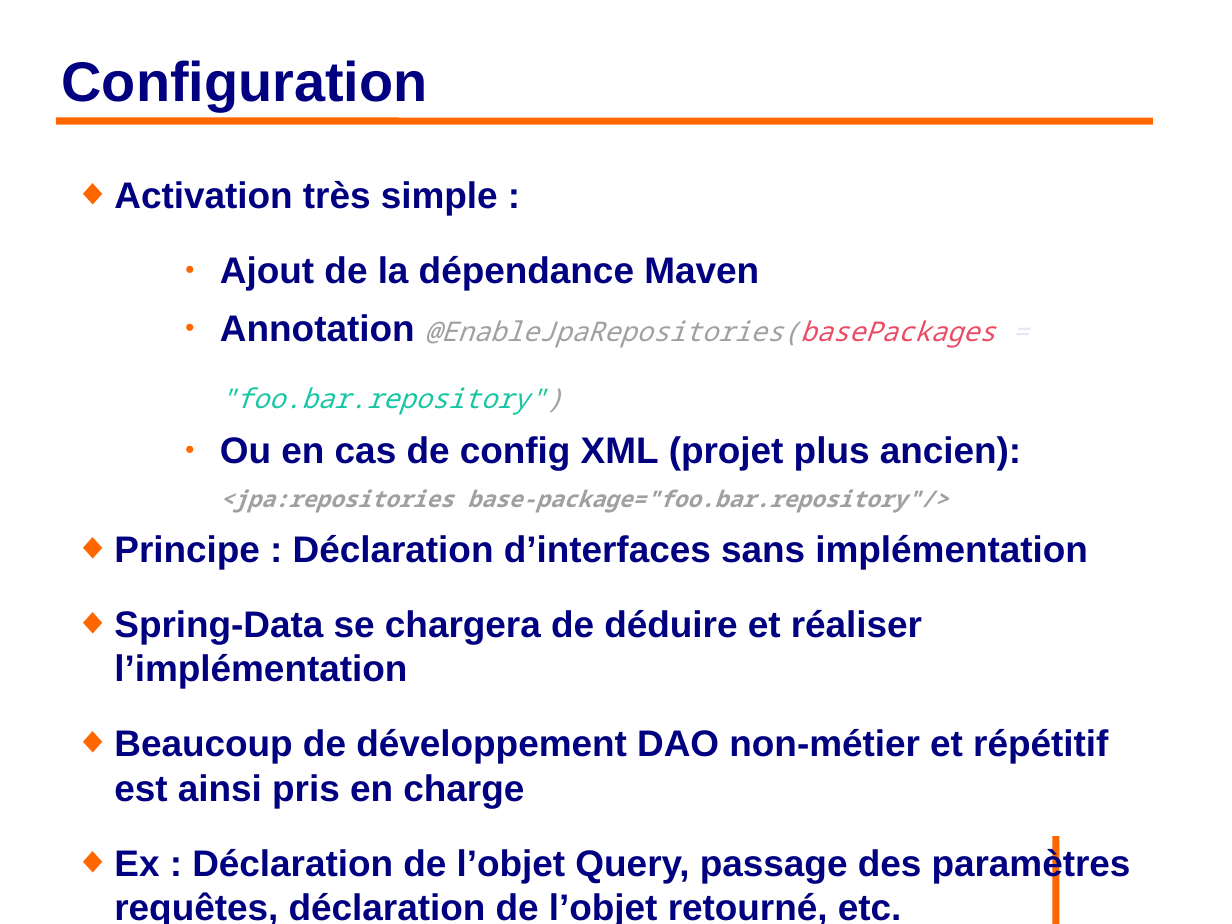
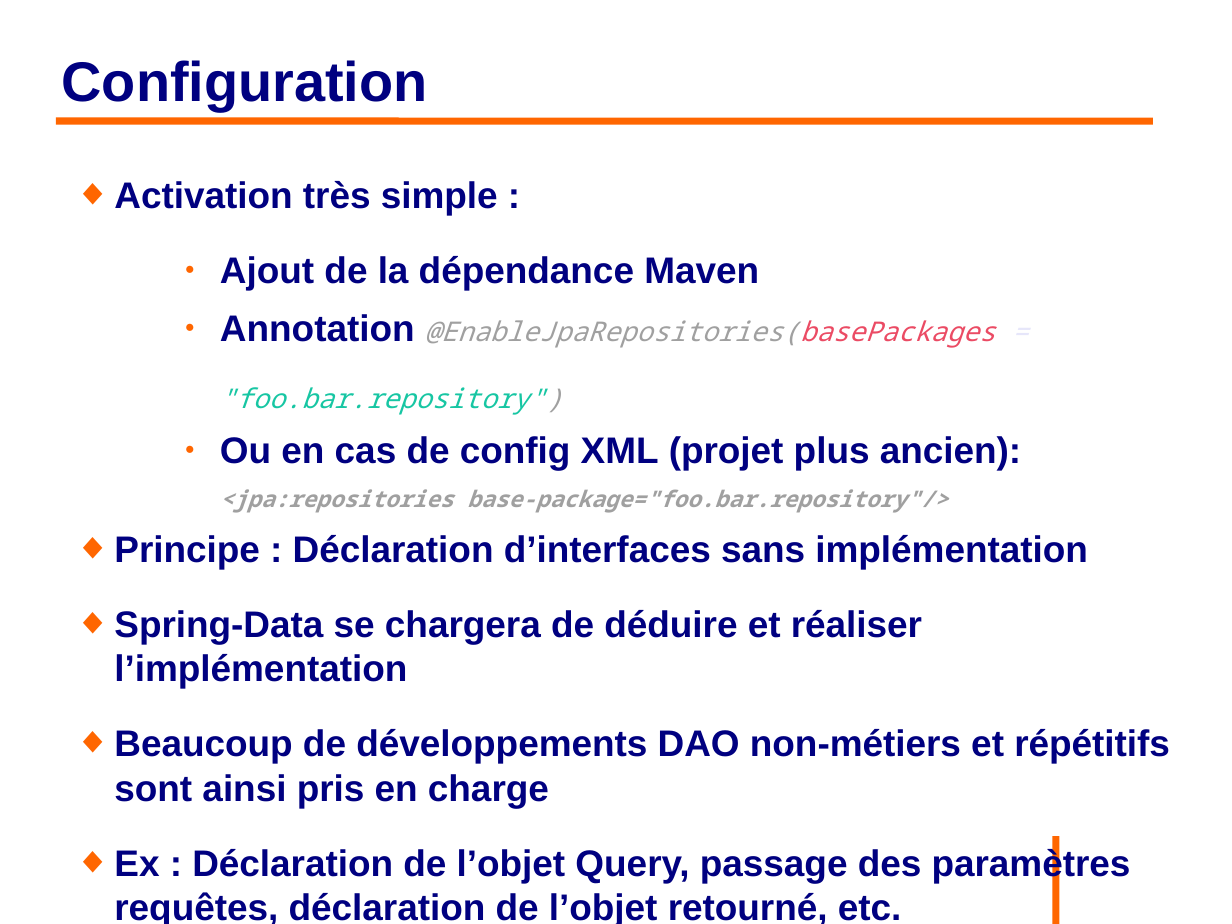
Before and after one commit to philphils/formation-hibernate-avancee, a slide deck: slide 27 of Documentation/diapo_formation_hibernate_avancee.odp. Drawn at 1232x924 pixels with LibreOffice and Linux fonts; fonts in the diff are those of the drawing; background and template pictures are left out. Boxes give left, top, right and bottom in pixels: in the first picture for what was removed or moved away, otherwise in the second. Text is boxed around its words. In the diff, an @@ line names an element or a change of style, - is before the commit and + after.

```diff
--- a/Documentation/diapo_formation_hibernate_avancee.odp
+++ b/Documentation/diapo_formation_hibernate_avancee.odp
@@ text at (114,729,1170,808): text changed @@
-◆ Beaucoup de développement DAO non-métier et répétitif est ainsi pris en charge
+◆ Beaucoup de développements DAO non-métiers et répétitifs sont ainsi pris en charge
```
Also in this commit, not shown: 7 other slides changed.
